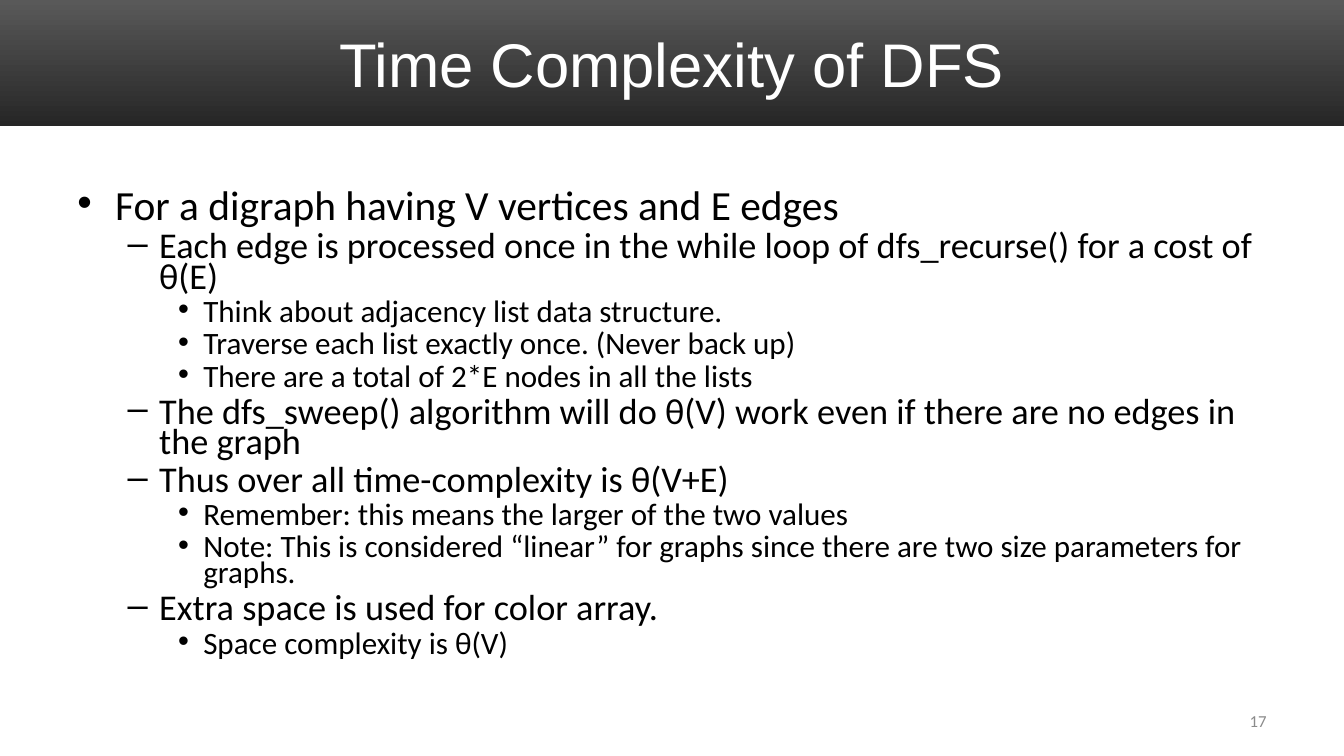
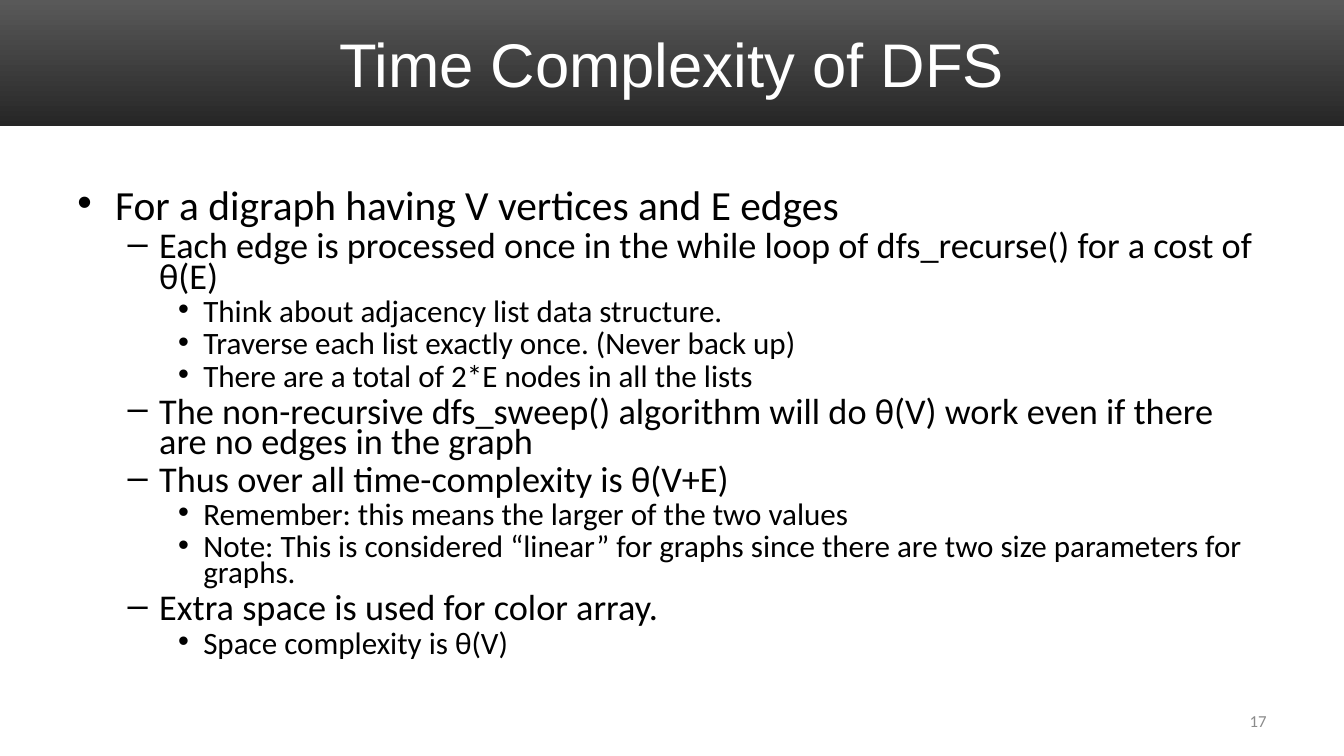
Before and after one commit to uva-cs/cs4102-f21, a slide deck: slide 17 of slides/graphs-dfs-f21.pptx. Drawn at 1344x756 pixels with LibreOffice and Linux fonts; fonts in the diff are those of the drawing. Boxes give left, top, right and bottom in pixels: in the first picture for what was removed or moved away, otherwise in the second. Text is boxed around its words. In the diff, an @@ line names an element or a change of style, - is before the commit and + after.

```diff
--- a/slides/graphs-dfs-f21.pptx
+++ b/slides/graphs-dfs-f21.pptx
@@ text at (159, 397, 1213, 461): text changed @@
-  – The dfs_sweep() algorithm will do θ(V) work even if there are no edges in the graph
+  – The non-recursive dfs_sweep() algorithm will do θ(V) work even if there are no edges in the graph
```
Also in this commit, not shown: 7 other slides changed, 3 other files.
